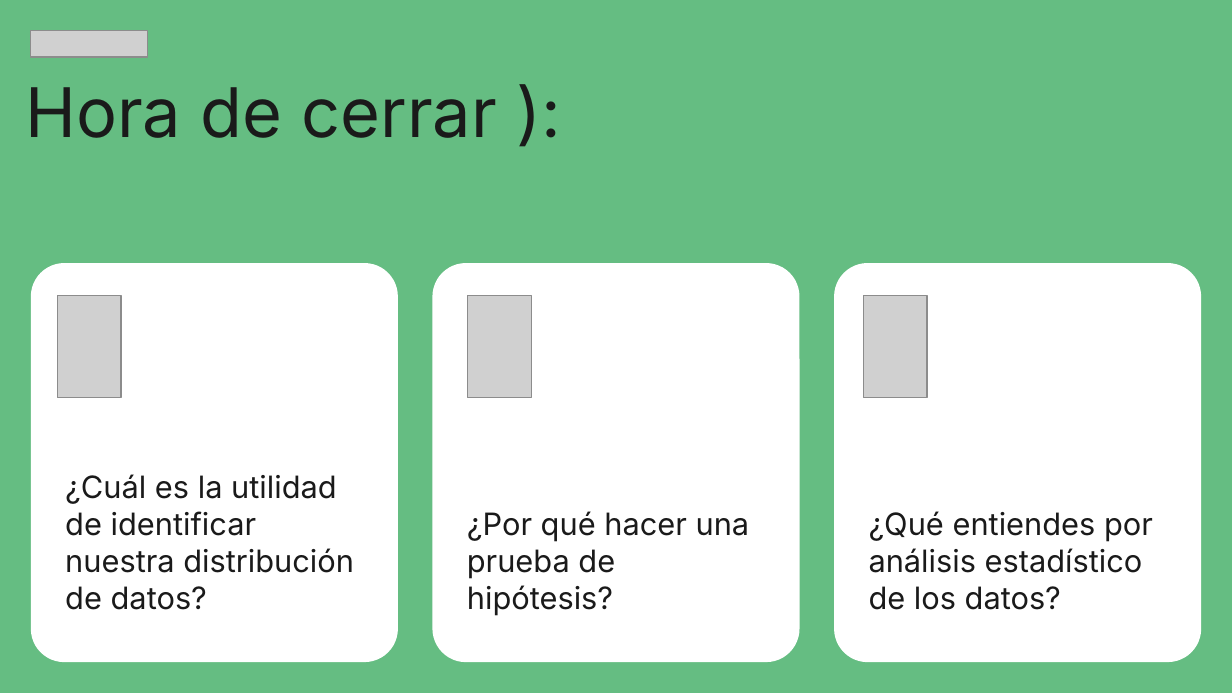
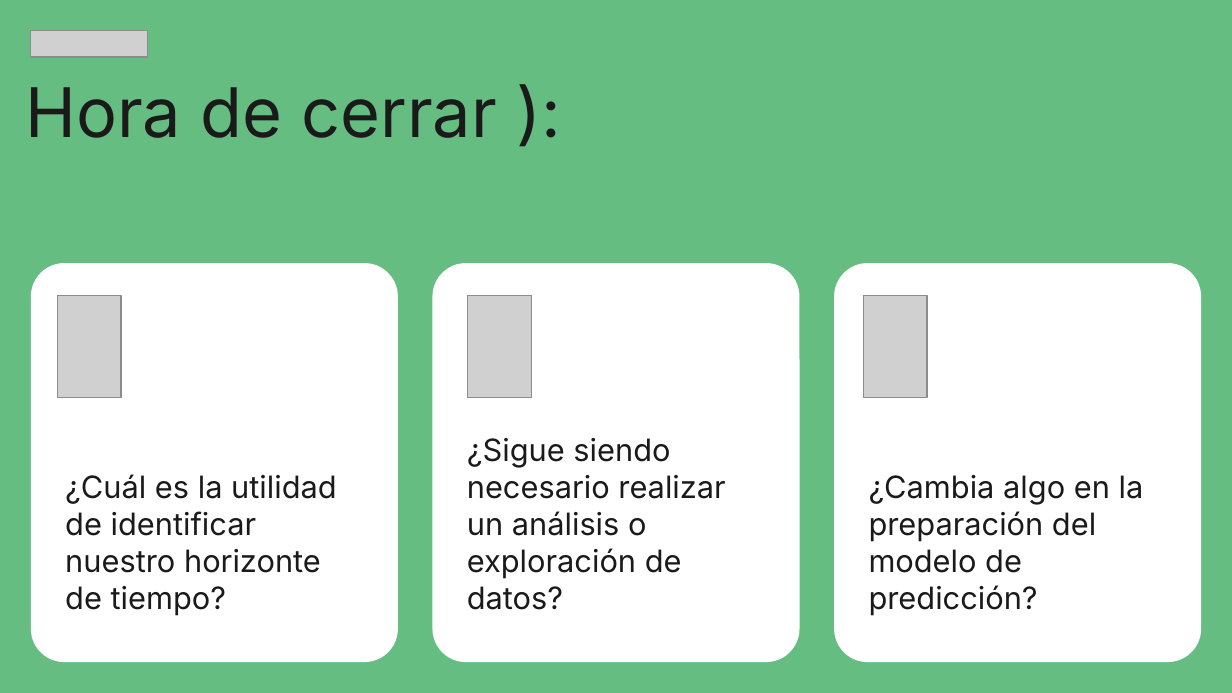
Before and after one commit to ljpiere/data_python_classes, a slide deck: slide 8 of DS/Webinar 31 - Sprint 15 - Series temporales/Webinar_20_Sp14_SeriesTemporales.pptx. Drawn at 1232x693 pixels with LibreOffice and Linux fonts; fonts in the diff are those of the drawing; grey boxes stand for pictures. Boxes give left, top, right and bottom in pixels: in the first picture for what was removed or moved away, otherwise in the second. Text is boxed around its words. In the diff, an @@ line names an element or a change of style, - is before the commit and + after.

```diff
--- a/DS/Webinar 31 - Sprint 15 - Series temporales/Webinar_20_Sp14_SeriesTemporales.pptx
+++ b/DS/Webinar 31 - Sprint 15 - Series temporales/Webinar_20_Sp14_SeriesTemporales.pptx
@@ text in rounded rectangle at box(467, 438, 725, 610): text changed @@
-¿Por qué hacer una prueba de hipótesis?
+¿Sigue siendo necesario realizar un análisis o exploración de datos?
@@ text in rounded rectangle at box(65, 474, 337, 615): text changed @@
-¿Cuál es la utilidad de identificar nuestra distribución de datos?
+¿Cuál es la utilidad de identificar nuestro horizonte de tiempo?
@@ text in rounded rectangle at box(869, 475, 1144, 615): text changed @@
-¿Qué entiendes por análisis estadístico de los datos?
+¿Cambia algo en la preparación del modelo de predicción?
```
Also in this commit, not shown: 2 other slides changed, 6 other files.
